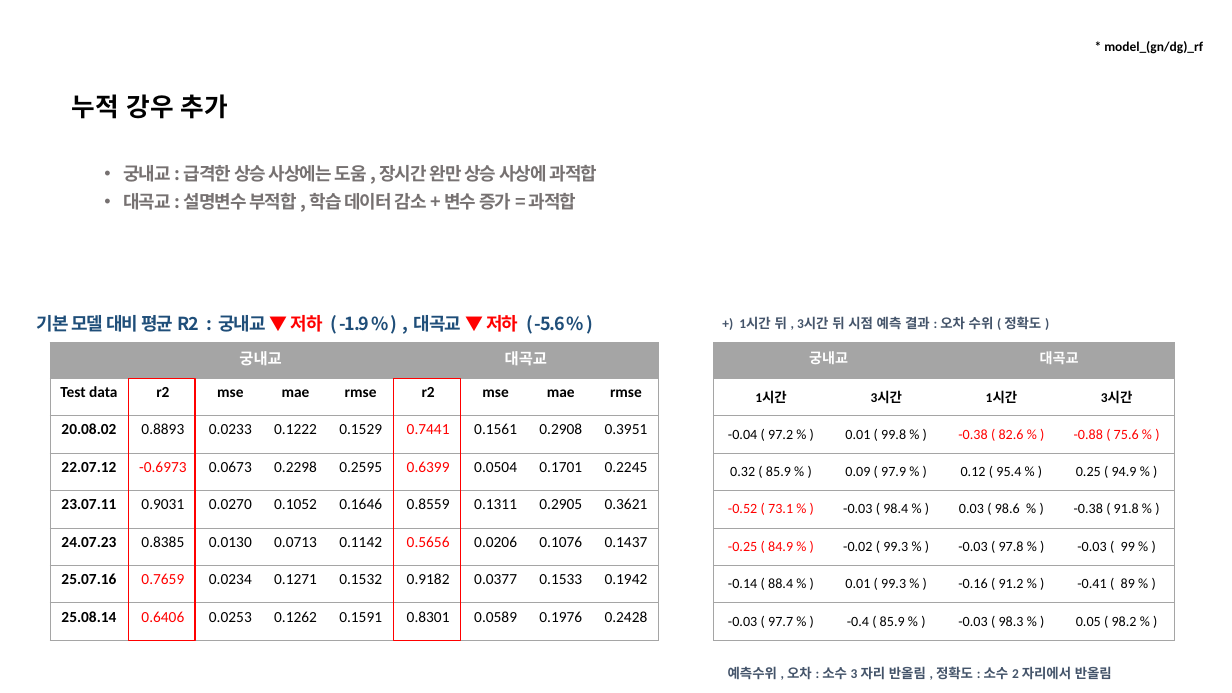
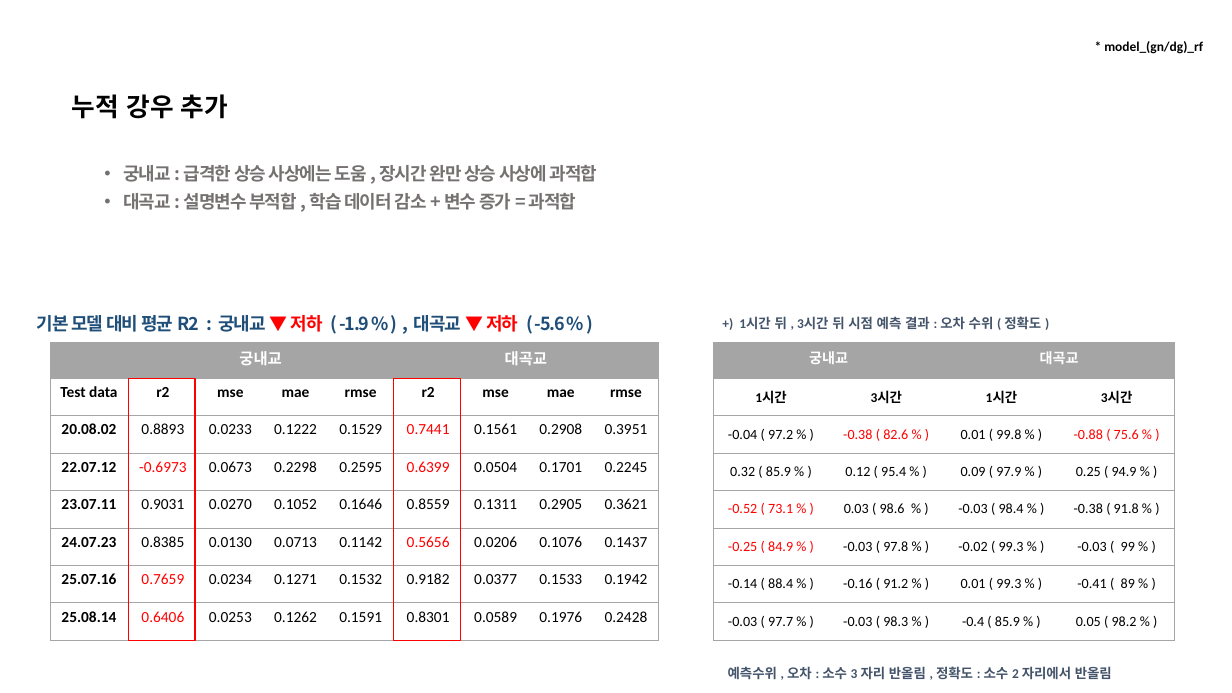
Before and after one commit to JEONGMIN0000/TrainDataCreater_LSTM, a slide deck: slide 17 of ParallelLSTM/result/성능개선 6 결과.pptx. Drawn at 1232x693 pixels with LibreOffice and Linux fonts; fonts in the diff are those of the drawing. Boxes give left, top, right and bottom in pixels: in the first picture for what was removed or moved away, otherwise in the second. Text is boxed around its words. In the diff, an @@ line names an element or a change of style, - is before the commit and + after.

```diff
--- a/ParallelLSTM/result/성능개선 6 결과.pptx
+++ b/ParallelLSTM/result/성능개선 6 결과.pptx
@@ table at (x1=714, y1=342, x2=1176, y2=640) @@
-row 3, column 2: 0.01 ( 99.8 % )
+row 3, column 2: -0.38 ( 82.6 % )
-row 3, column 3: -0.38 ( 82.6 % )
+row 3, column 3: 0.01 ( 99.8 % )
-row 4, column 2: 0.09 ( 97.9 % )
+row 4, column 2: 0.12 ( 95.4 % )
-row 4, column 3: 0.12 ( 95.4 % )
+row 4, column 3: 0.09 ( 97.9 % )
-row 5, column 2: -0.03 ( 98.4 % )
+row 5, column 2: 0.03 ( 98.6 % )
-row 5, column 3: 0.03 ( 98.6 % )
+row 5, column 3: -0.03 ( 98.4 % )
-row 6, column 2: -0.02 ( 99.3 % )
+row 6, column 2: -0.03 ( 97.8 % )
-row 6, column 3: -0.03 ( 97.8 % )
+row 6, column 3: -0.02 ( 99.3 % )
-row 7, column 2: 0.01 ( 99.3 % )
+row 7, column 2: -0.16 ( 91.2 % )
-row 7, column 3: -0.16 ( 91.2 % )
+row 7, column 3: 0.01 ( 99.3 % )
-row 8, column 2: -0.4 ( 85.9 % )
+row 8, column 2: -0.03 ( 98.3 % )
-row 8, column 3: -0.03 ( 98.3 % )
+row 8, column 3: -0.4 ( 85.9 % )
```
Also in this commit, not shown: 3 other slides changed, 1 other file.
